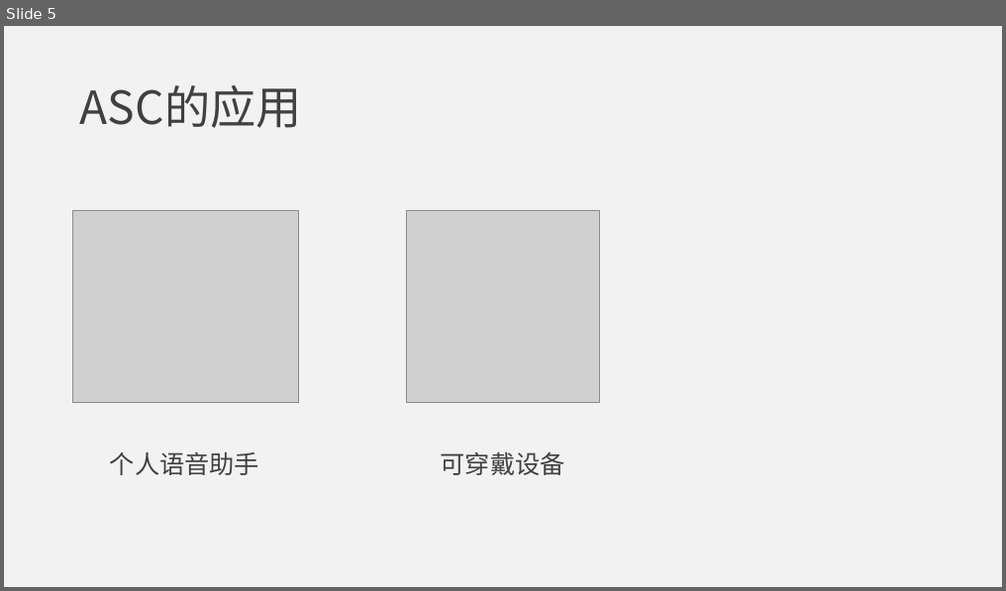
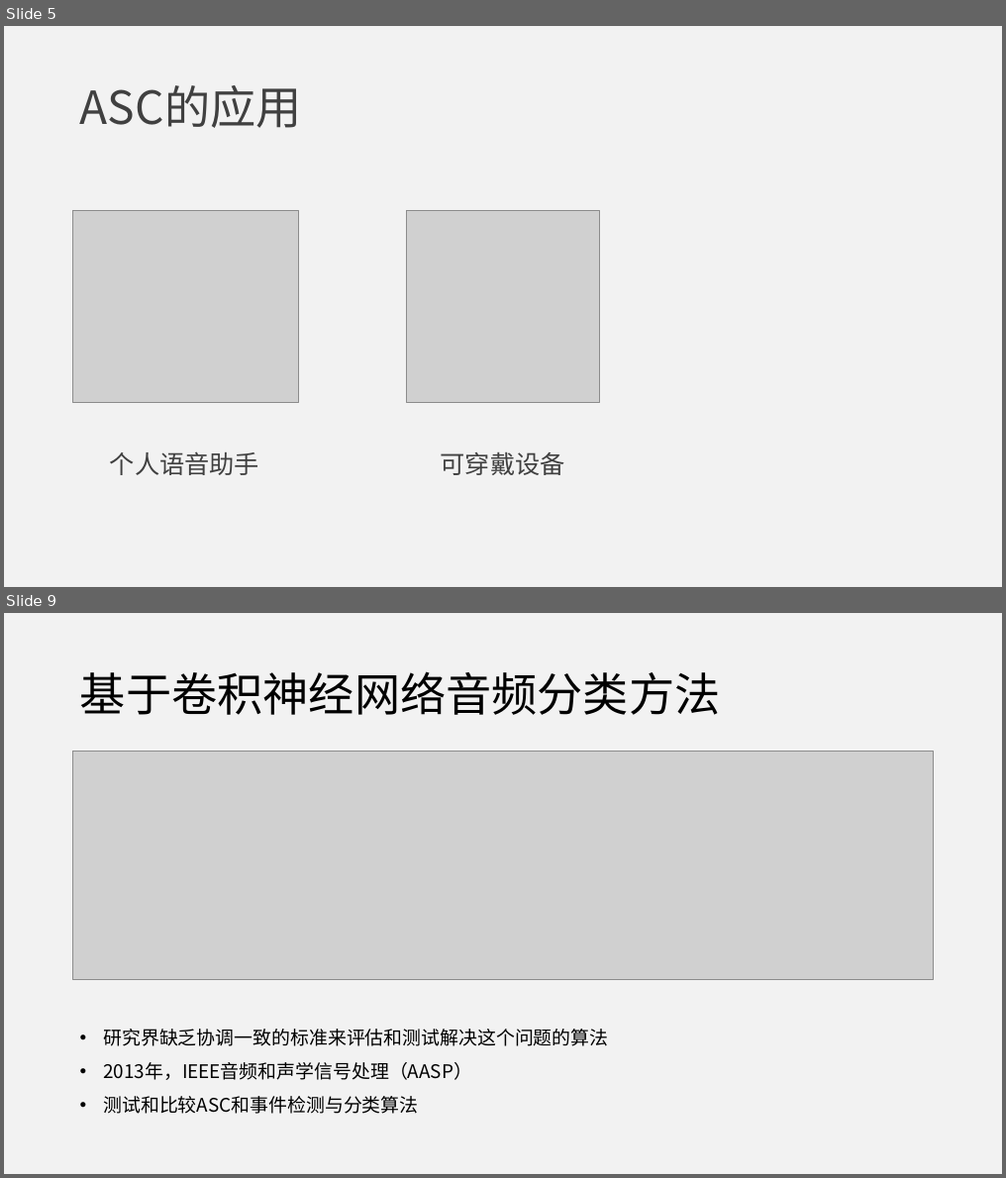
Before and after one commit to jumper3/paper, a slide deck: 开题报告/答辩.pptx. Shown one above the other, each under a label of ours: slide 5 before the commit, slides 5 and 9 after it; the slides between them are not shown. The pictures are 1006x591 and 1006x1178 pixels, drawn with LibreOffice and Linux fonts; fonts in the diff are those of the drawing; grey boxes stand for pictures. Boxes give left, top, right and bottom in pixels: in the first picture for what was removed or moved away, otherwise in the second. Text is boxed around its words. In the diff, an @@ line names an element or a change of style, - is before the commit and + after.

```diff
--- a/开题报告/答辩.pptx
+++ b/开题报告/答辩.pptx
@@ slide 9 added at (4,613,1002,1174), background #F2F2F2 @@
@@ title added at (80,671,721,715), 44 pt, text #000000 @@
+基于卷积神经网络音频分类方法
@@ picture added at (73,752,934,980) @@
@@ text added at (103,1029,608,1114), 18 pt, text #000000 @@
+• 研究界缺乏协调一致的标准来评估和测试解决这个问题的算法
+• 2013年，IEEE音频和声学信号处理（AASP）
+• 测试和比较ASC和事件检测与分类算法
```
Also in this commit, not shown: 1 slide changed, 3 other slides added, 2 other files.
